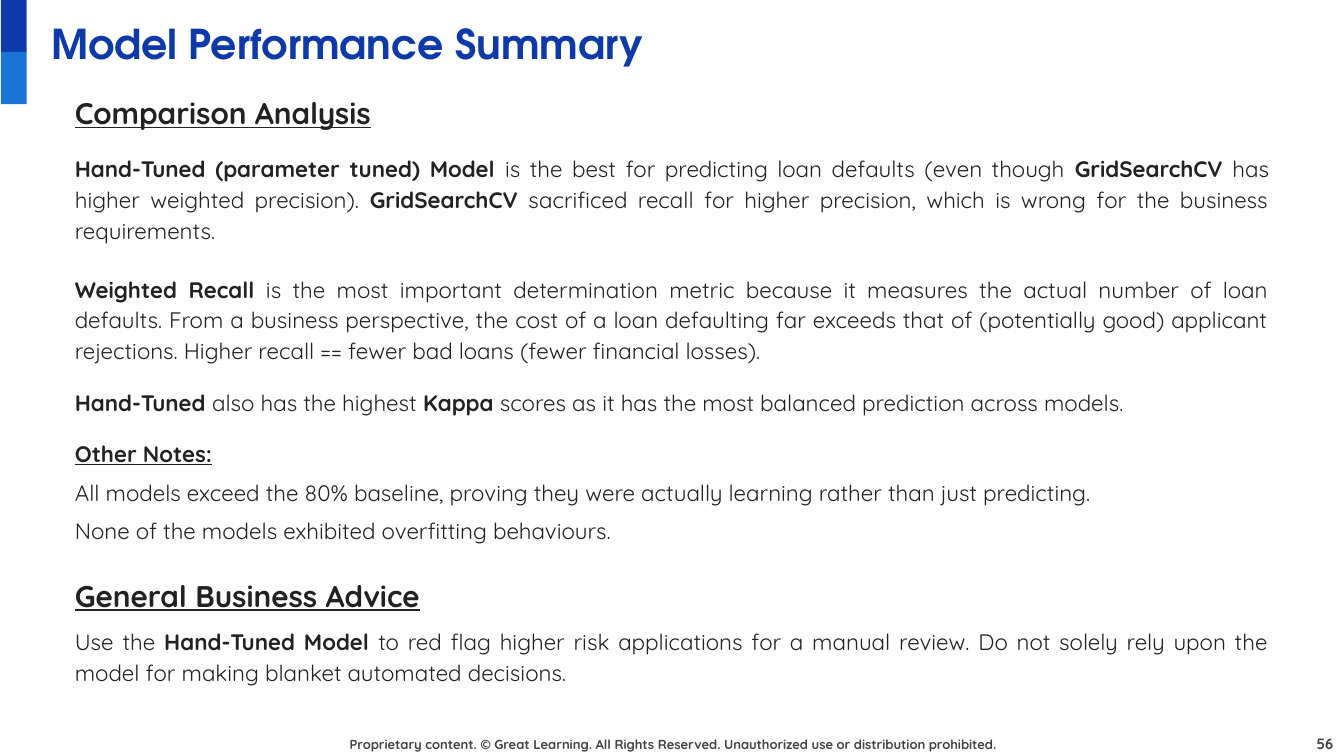
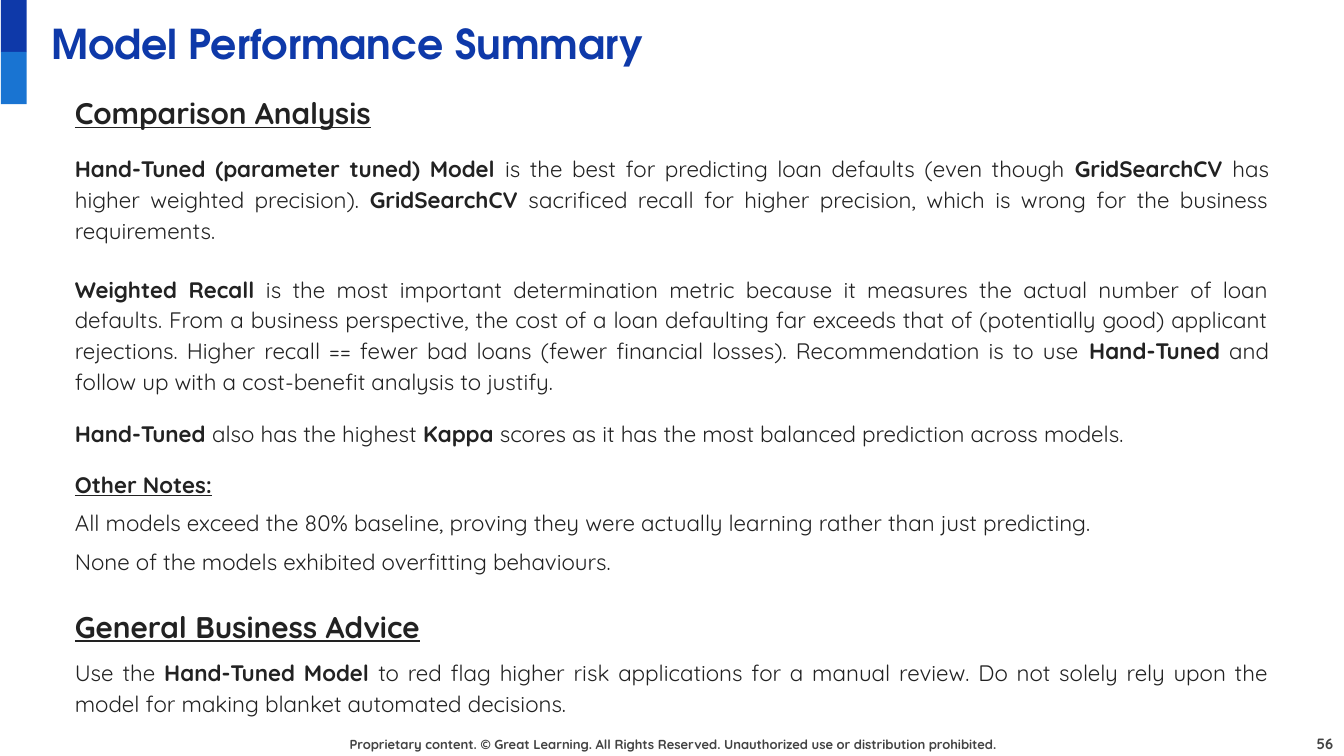
Before and after one commit to juanbucz/GreatLearning-TermProjects, a slide deck: slide 56 of Neural Networks - Loan Default/Loan Default Prediction Presentation - Business Interpretation - John Buczkowski.pptx. Drawn at 1344x756 pixels with LibreOffice and Linux fonts; fonts in the diff are those of the drawing; background and template pictures are left out. Boxes give left, top, right and bottom in pixels: in the first picture for what was removed or moved away, otherwise in the second. Text is boxed around its words. In the diff, an @@ line names an element or a change of style, - is before the commit and + after.

Commit message:
GL NN Loan Default Prediction Presentation - General cleanup - content, grammar, spelling                                            - Completed conclusion/summary sections

```diff
--- a/Neural Networks - Loan Default/Loan Default Prediction Presentation - Business Interpretation - John Buczkowski.pptx
+++ b/Neural Networks - Loan Default/Loan Default Prediction Presentation - Business Interpretation - John Buczkowski.pptx
@@ text at <box>75,281,1269,395</box>: text changed @@
-Weighted Recall is the most important determination metric because it measures the actual number of loan defaults. From a business perspective, the cost of a loan defaulting far exceeds that of (potentially good) applicant rejections. Higher recall == fewer bad loans (fewer financial losses).
+Weighted Recall is the most important determination metric because it measures the actual number of loan defaults. From a business perspective, the cost of a loan defaulting far exceeds that of (potentially good) applicant rejections. Higher recall == fewer bad loans (fewer financial losses). Recommendation is to use Hand-Tuned and follow up with a cost-benefit analysis to justify.
```
Also in this commit, not shown: 31 other slides changed, 1 slide added, 2 slides removed, 1 other file.
